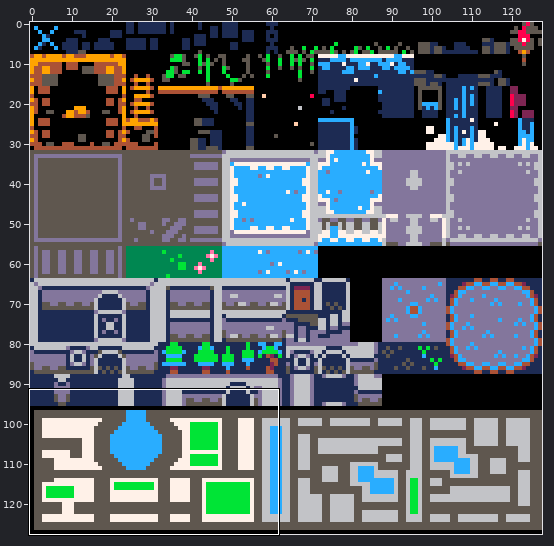
Pixel-art file: map.ase. The first picture is a wide view before the edit; the outline marks the close-up.
Close-up. First the earlier version:
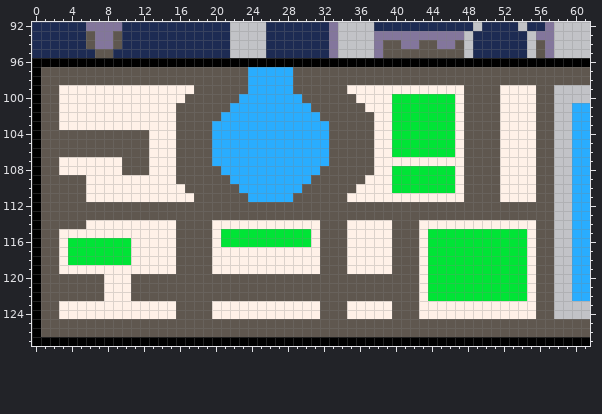
128x128 pixels, 1 frame. Shown: x 0..61, y 92..127.
After the commit:
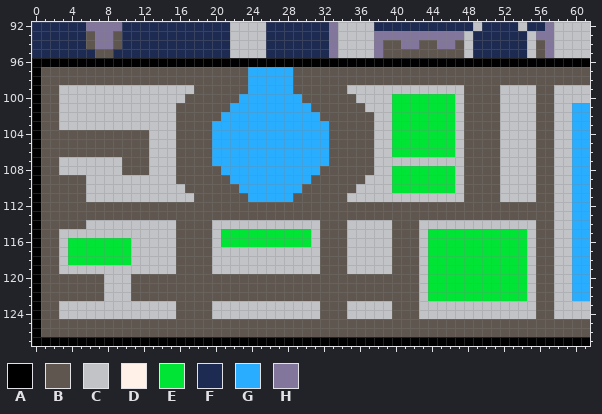
Palette (. is transparent): A #000000  B #5f574f  C #c2c3c7  D #fff1e8  E #00e436  F #1d2b53  G #29adff  H #83769c
Edits made:
--- layer "Foreground"
@@ x 0..61 @@
  98 ABBBBBBBBBBBBBBBBBBBBBBBGGGGGBBBBBBBBBBBBBBBBBBBBBBBBBBBBBBBBB
- 99 ABBDDDDDDDDDDDDDDDBBBBBBGGGGGBBBBBBDDDDDDDDDDDDDBBBBDDDDBBCCCC
-100 ABBDDDDDDDDDDDDDDBBBBBBGGGGGGGBBBBBBDDDDEEEEEEEDBBBBDDDDBBCCCC
-101 ABBDDDDDDDDDDDDDBBBBBBGGGGGGGGGBBBBBBDDDEEEEEEEDBBBBDDDDBBCCGG
-102 ABBDDDDDDDDDDDDDBBBBBGGGGGGGGGGGBBBBBBDDEEEEEEEDBBBBDDDDBBCCGG
-103 ABBDDDDDDDDDDDDDBBBBGGGGGGGGGGGGGBBBBBDDEEEEEEEDBBBBDDDDBBCCGG
-104 ABBBBBBBBBBBBDDDBBBBGGGGGGGGGGGGGBBBBBDDEEEEEEEDBBBBDDDDBBCCGG
-105 ABBBBBBBBBBBBDDDBBBBGGGGGGGGGGGGGBBBBBDDEEEEEEEDBBBBDDDDBBCCGG
-106 ABBBBBBBBBBBBDDDBBBBGGGGGGGGGGGGGBBBBBDDEEEEEEEDBBBBDDDDBBCCGG
-107 ABBDDDDDDDBBBDDDBBBBGGGGGGGGGGGGGBBBBBDDDDDDDDDDBBBBDDDDBBCCGG
-108 ABBDDDDDDDBBBDDDBBBBBGGGGGGGGGGGBBBBBBDDEEEEEEEDBBBBDDDDBBCCGG
-109 ABBBBBDDDDDDDDDDBBBBBBGGGGGGGGGBBBBBBDDDEEEEEEEDBBBBDDDDBBCCGG
-110 ABBBBBDDDDDDDDDDDBBBBBBGGGGGGGBBBBBBDDDDEEEEEEEDBBBBDDDDBBCCGG
-111 ABBBBBDDDDDDDDDDDDBBBBBBGGGGGBBBBBBDDDDDDDDDDDDDBBBBDDDDBBCCGG
+ 99 ABBCCCCCCCCCCCCCCCBBBBBBGGGGGBBBBBBCCCCCCCCCCCCCBBBBCCCCBBCCCC
+100 ABBCCCCCCCCCCCCCCBBBBBBGGGGGGGBBBBBBCCCCEEEEEEECBBBBCCCCBBCCCC
+101 ABBCCCCCCCCCCCCCBBBBBBGGGGGGGGGBBBBBBCCCEEEEEEECBBBBCCCCBBCCGG
+102 ABBCCCCCCCCCCCCCBBBBBGGGGGGGGGGGBBBBBBCCEEEEEEECBBBBCCCCBBCCGG
+103 ABBCCCCCCCCCCCCCBBBBGGGGGGGGGGGGGBBBBBCCEEEEEEECBBBBCCCCBBCCGG
+104 ABBBBBBBBBBBBCCCBBBBGGGGGGGGGGGGGBBBBBCCEEEEEEECBBBBCCCCBBCCGG
+105 ABBBBBBBBBBBBCCCBBBBGGGGGGGGGGGGGBBBBBCCEEEEEEECBBBBCCCCBBCCGG
+106 ABBBBBBBBBBBBCCCBBBBGGGGGGGGGGGGGBBBBBCCEEEEEEECBBBBCCCCBBCCGG
+107 ABBCCCCCCCBBBCCCBBBBGGGGGGGGGGGGGBBBBBCCCCCCCCCCBBBBCCCCBBCCGG
+108 ABBCCCCCCCBBBCCCBBBBBGGGGGGGGGGGBBBBBBCCEEEEEEECBBBBCCCCBBCCGG
+109 ABBBBBCCCCCCCCCCBBBBBBGGGGGGGGGBBBBBBCCCEEEEEEECBBBBCCCCBBCCGG
+110 ABBBBBCCCCCCCCCCCBBBBBBGGGGGGGBBBBBBCCCCEEEEEEECBBBBCCCCBBCCGG
+111 ABBBBBCCCCCCCCCCCCBBBBBBGGGGGBBBBBBCCCCCCCCCCCCCBBBBCCCCBBCCGG
 112 ABBBBBBBBBBBBBBBBBBBBBBBBBBBBBBBBBBBBBBBBBBBBBBBBBBBBBBBBBCCGG
 113 ABBBBBBBBBBBBBBBBBBBBBBBBBBBBBBBBBBBBBBBBBBBBBBBBBBBBBBBBBCCGG
-114 ABBBBBDDDDDDDDDDBBBBDDDDDDDDDDDDBBBDDDDDBBBDDDDDDDDDDDDDBBCCGG
-115 ABBDDDDDDDDDDDDDBBBBDEEEEEEEEEEDBBBDDDDDBBBDEEEEEEEEEEEDBBCCGG
-116 ABBDEEEEEEEDDDDDBBBBDEEEEEEEEEEDBBBDDDDDBBBDEEEEEEEEEEEDBBCCGG
-117 ABBDEEEEEEEDDDDDBBBBDDDDDDDDDDDDBBBDDDDDBBBDEEEEEEEEEEEDBBCCGG
-118 ABBDEEEEEEEDDDDDBBBBDDDDDDDDDDDDBBBDDDDDBBBDEEEEEEEEEEEDBBCCGG
-119 ABBDDDDDDDDDDDDDBBBBDDDDDDDDDDDDBBBDDDDDBBBDEEEEEEEEEEEDBBCCGG
-120 ABBBBBBBDDDBBBBBBBBBBBBBBBBBBBBBBBBBBBBBBBBDEEEEEEEEEEEDBBCCGG
-121 ABBBBBBBDDDBBBBBBBBBBBBBBBBBBBBBBBBBBBBBBBBDEEEEEEEEEEEDBBCCGG
-122 ABBBBBBBDDDBBBBBBBBBBBBBBBBBBBBBBBBBBBBBBBBDEEEEEEEEEEEDBBCCGG
-123 ABBDDDDDDDDDDDDDBBBBDDDDDDDDDDDDBBBDDDDDBBBDDDDDDDDDDDDDBBCCCC
-124 ABBDDDDDDDDDDDDDBBBBDDDDDDDDDDDDBBBDDDDDBBBDDDDDDDDDDDDDBBCCCC
+114 ABBBBBCCCCCCCCCCBBBBCCCCCCCCCCCCBBBCCCCCBBBCCCCCCCCCCCCCBBCCGG
+115 ABBCCCCCCCCCCCCCBBBBCEEEEEEEEEECBBBCCCCCBBBCEEEEEEEEEEECBBCCGG
+116 ABBCEEEEEEECCCCCBBBBCEEEEEEEEEECBBBCCCCCBBBCEEEEEEEEEEECBBCCGG
+117 ABBCEEEEEEECCCCCBBBBCCCCCCCCCCCCBBBCCCCCBBBCEEEEEEEEEEECBBCCGG
+118 ABBCEEEEEEECCCCCBBBBCCCCCCCCCCCCBBBCCCCCBBBCEEEEEEEEEEECBBCCGG
+119 ABBCCCCCCCCCCCCCBBBBCCCCCCCCCCCCBBBCCCCCBBBCEEEEEEEEEEECBBCCGG
+120 ABBBBBBBCCCBBBBBBBBBBBBBBBBBBBBBBBBBBBBBBBBCEEEEEEEEEEECBBCCGG
+121 ABBBBBBBCCCBBBBBBBBBBBBBBBBBBBBBBBBBBBBBBBBCEEEEEEEEEEECBBCCGG
+122 ABBBBBBBCCCBBBBBBBBBBBBBBBBBBBBBBBBBBBBBBBBCEEEEEEEEEEECBBCCGG
+123 ABBCCCCCCCCCCCCCBBBBCCCCCCCCCCCCBBBCCCCCBBBCCCCCCCCCCCCCBBCCCC
+124 ABBCCCCCCCCCCCCCBBBBCCCCCCCCCCCCBBBCCCCCBBBCCCCCCCCCCCCCBBCCCC
 125 ABBBBBBBBBBBBBBBBBBBBBBBBBBBBBBBBBBBBBBBBBBBBBBBBBBBBBBBBBBBBB
